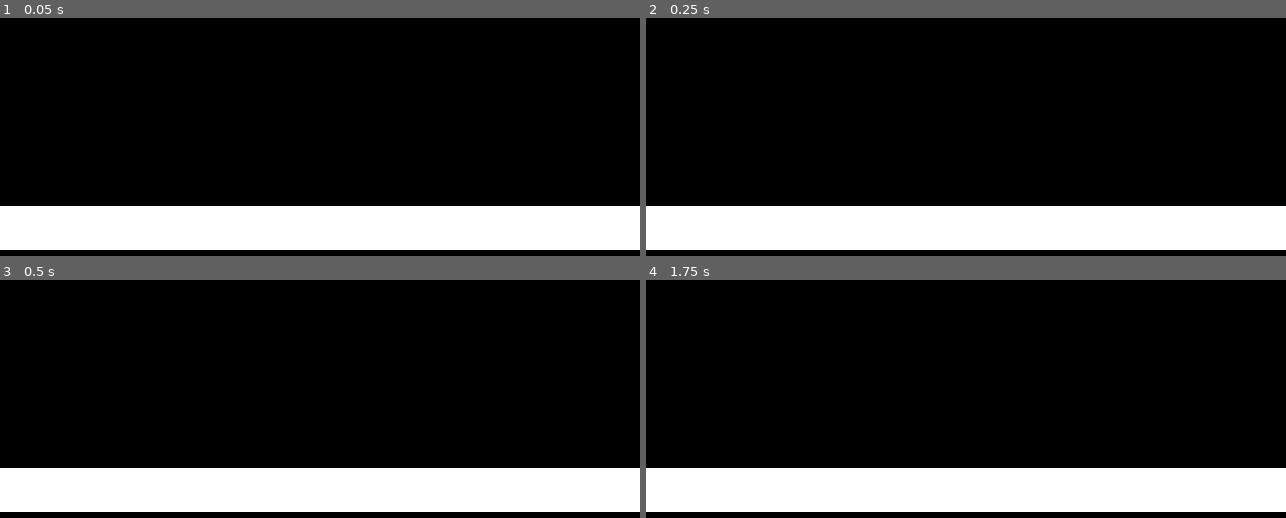
Above: before the commit, frames 1-4 (two rows, left to right).
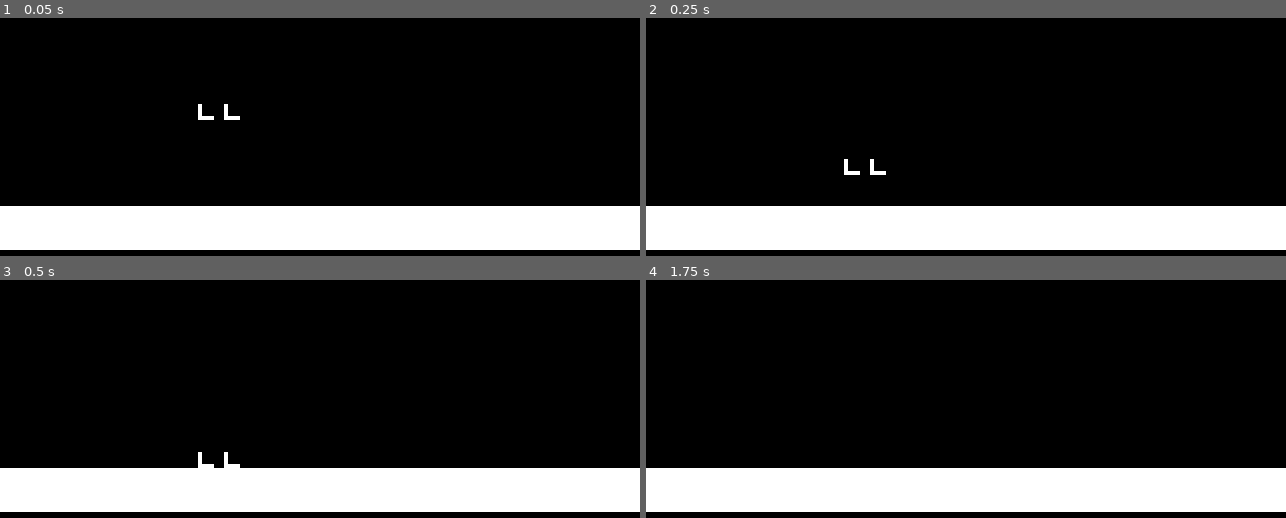
Above: after the commit, the same moments.

Repository: EricElMagenta/TowerSquared
Game: Godot game, scene res://world/world_test.tscn
Two runs of this game, one before a commit and one after it. Both use one fixed random seed, a clock stepped at 60 frames per second and the inputs below.
Inputs:
- Up to frame 1 (0.05 s): no input
- Up to frame 2 (0.25 s): no input
- Up to frame 3 (0.5 s): no input
- Up to frame 4 (1.75 s): tap Enter (ui_accept) at 0.5, 0.6, 0.77, 1.07, 1.35, 1.52 s; hold Right (ui_right) from 0.53 s (still down)

The runs differ from the first frame. In frame 1, 0.1% of the frame differs, in the area x 30-38%, y 36-43%; in frame 2, 0.1%; in frame 3, 0.1%; in frame 4, nothing differs.

Commit message:
Agregado un jugador básico para hacer pruebitas.

Diff:
--- /dev/null
+++ b/entities/player/player.tscn
@@ -0,0 +1,36 @@
+[gd_scene load_steps=5 format=3 uid="uid://bdegyg4ku5dn8"]
+
+[ext_resource type="Script" path="res://player.gd" id="1_42w66"]
+[ext_resource type="Texture2D" uid="uid://vxad7muhni6t" path="res://assets/player/feet_1.png" id="2_4ahwc"]
+
+[sub_resource type="SpriteFrames" id="SpriteFrames_8phsy"]
+animations = [{
+"frames": [{
+"duration": 1.0,
+"texture": ExtResource("2_4ahwc")
+}],
+"loop": true,
+"name": &"Idle",
+"speed": 5.0
+}]
+
+[sub_resource type="RectangleShape2D" id="RectangleShape2D_avwer"]
+size = Vector2(21, 8)
+
+[node name="Player" type="CharacterBody2D"]
+script = ExtResource("1_42w66")
+metadata/_edit_group_ = true
+
+[node name="AnimatedSprite2D" type="AnimatedSprite2D" parent="."]
+sprite_frames = SubResource("SpriteFrames_8phsy")
+animation = &"Idle"
+
+[node name="CollisionShape2D" type="CollisionShape2D" parent="."]
+position = Vector2(1.5, 0)
+shape = SubResource("RectangleShape2D_avwer")
+
+[node name="StateMachine" type="Node" parent="."]
+
+[node name="Idle" type="Node" parent="StateMachine"]
+
+[node name="Walk" type="Node" parent="StateMachine"]
--- /dev/null
+++ b/player.gd
@@ -0,0 +1,25 @@
+extends CharacterBody2D
+
+
+const SPEED = 300.0
+const JUMP_VELOCITY = -400.0
+
+
+func _physics_process(delta):
+	# Add the gravity.
+	if not is_on_floor():
+		velocity += get_gravity() * delta
+
+	# Handle jump.
+	if Input.is_action_just_pressed("ui_accept") and is_on_floor():
+		velocity.y = JUMP_VELOCITY
+
+	# Get the input direction and handle the movement/deceleration.
+	# As good practice, you should replace UI actions with custom gameplay actions.
+	var direction = Input.get_axis("ui_left", "ui_right")
+	if direction:
+		velocity.x = direction * SPEED
+	else:
+		velocity.x = move_toward(velocity.x, 0, SPEED)
+
+	move_and_slide()
--- a/project.godot
+++ b/project.godot
@@ -23,3 +23,7 @@
 window/size/window_width_override=1280
 window/size/window_height_override=720
 window/stretch/mode="canvas_items"
+
+[rendering]
+
+textures/canvas_textures/default_texture_filter=0
--- a/world/world_test.tscn
+++ b/world/world_test.tscn
@@ -1,6 +1,7 @@
-[gd_scene load_steps=2 format=3 uid="uid://dawfcshi1vcb7"]
+[gd_scene load_steps=3 format=3 uid="uid://dawfcshi1vcb7"]
 
 [ext_resource type="Script" path="res://world/world_test.gd" id="1_g220s"]
+[ext_resource type="PackedScene" uid="uid://bdegyg4ku5dn8" path="res://entities/player/player.tscn" id="2_gapq2"]
 
 [node name="WorldTest" type="Node2D"]
 script = ExtResource("1_g220s")
@@ -13,3 +14,6 @@
 metadata/_edit_group_ = true
 
 [node name="Polygon2D" type="Polygon2D" parent="StaticBody2D/CollisionPolygon2D"]
+
+[node name="Player" parent="." instance=ExtResource("2_gapq2")]
+position = Vector2(108, 92)
Binary file added: assets/player/feet_1.png
Not shown, added: assets/player/feet_1.png.import
